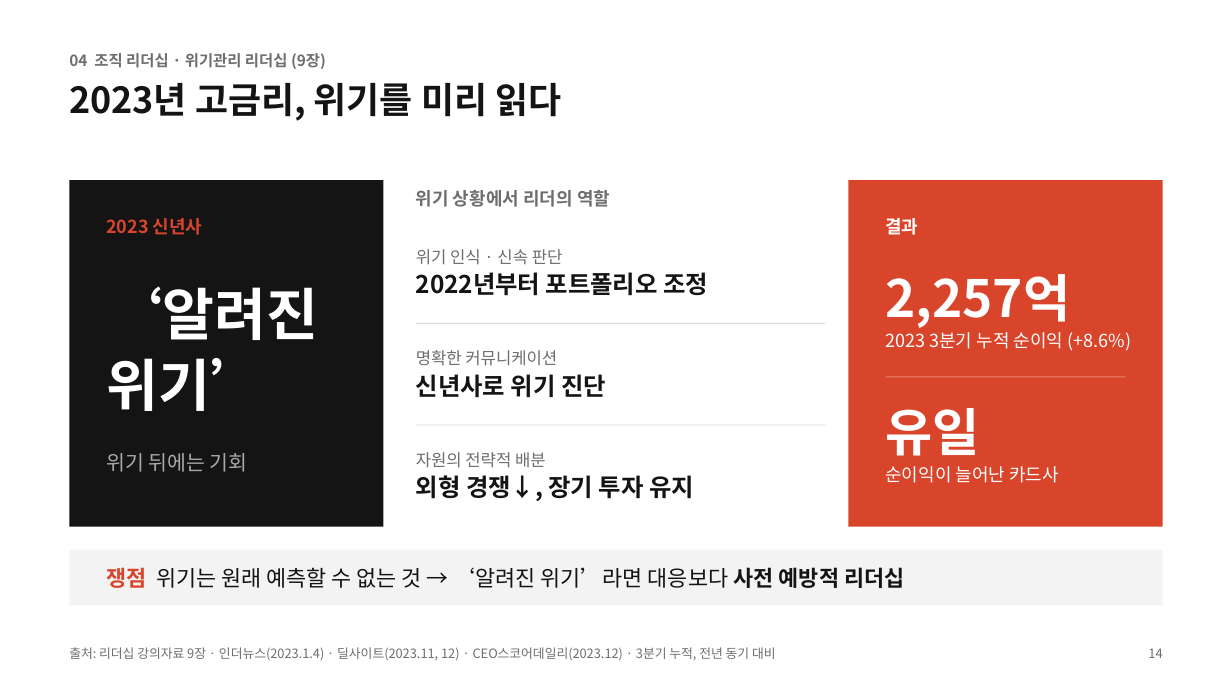
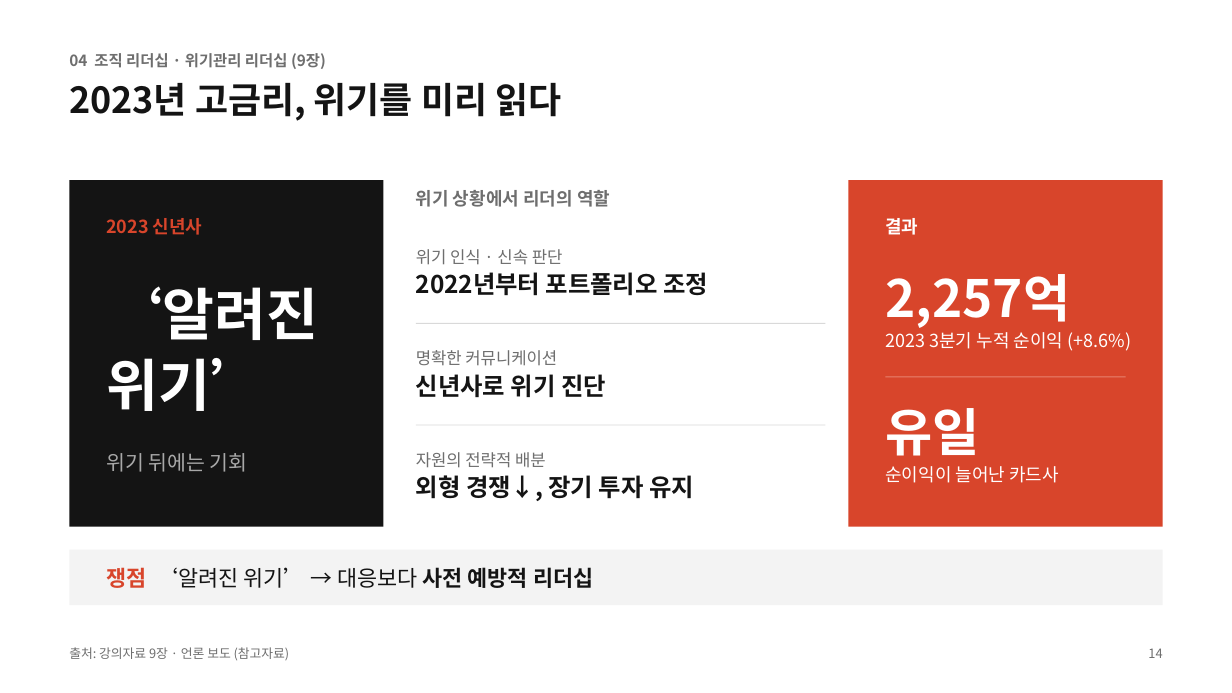
Before and after one commit to NATHAN18-ABLE/for-nathan, a slide deck: slide 14 of leadership-ppt/leadership-final.pptx. Drawn at 1232x693 pixels with LibreOffice and Linux fonts; fonts in the diff are those of the drawing. Boxes give left, top, right and bottom in pixels: in the first picture for what was removed or moved away, otherwise in the second. Text is boxed around its words. In the diff, an @@ line names an element or a change of style, - is before the commit and + after.

```diff
--- a/leadership-ppt/leadership-final.pptx
+++ b/leadership-ppt/leadership-final.pptx
@@ text at bbox=[106, 567, 593, 588]: text changed @@
-쟁점 위기는 원래 예측할 수 없는 것 → ‘알려진 위기’라면 대응보다 사전 예방적 리더십
+쟁점 ‘알려진 위기’ → 대응보다 사전 예방적 리더십
@@ text at bbox=[69, 647, 290, 660]: text changed @@
-출처: 리더십 강의자료 9장 · 인더뉴스(2023.1.4) · 딜사이트(2023.11, 12) · CEO스코어데일리(2023.12) · 3분기 누적, 전년 동기 대비
+출처: 강의자료 9장 · 언론 보도 (참고자료)
```
Also in this commit, not shown: 10 other slides changed, 4 other files.
